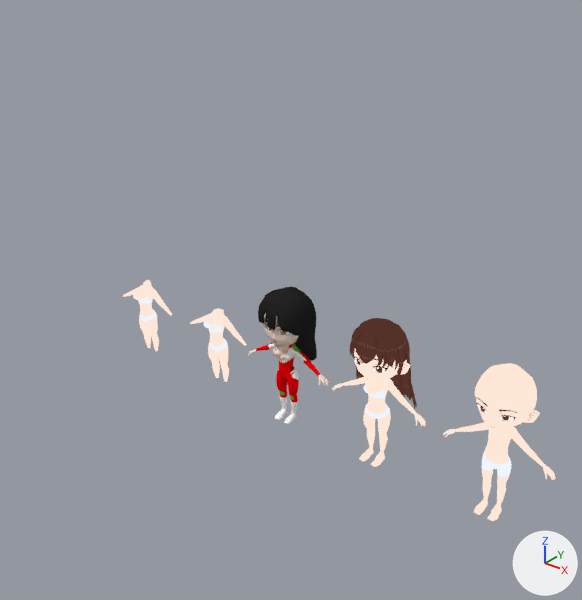
The Blender file BASEMESH/basemesh.blend: old version first, new version second.
One viewpoint serves both versions: a 50 mm lens placed at (5.11, -6.29, 5.49), pointed at (0.83, -0.95, 2.18). The lights are fixed; the arrows at lower right show +X, +Y and +Z.

Before the edit, the objects in view are built like this:
```python
me_cube_002 = bpy.data.meshes.new('Cube.002')
me_cube_002.from_pydata(...)  # 994 vertices, 965 faces; spans x 0.0..4.9, y -3.09..1.58, z -0.07..13.9
# faces by material slot: [157, 808]
me_cube_002.materials.append(mat_head)
me_cube_002.materials.append(mat_body)
me_cube_008 = bpy.data.meshes.new('Cube.008')
me_cube_008.from_pydata(...)  # 416 vertices, 388 faces; spans x 0.0..3.89, y -1.64..0.64, z 0.81..8.92
me_cube_008.materials.append(mat_body)
me_plane = bpy.data.meshes.new('Plane')
me_plane.from_pydata(...)  # 364 vertices, 341 faces; spans x 0.0..0.493, y -0.383..0.996, z -0.547..0.354
me_plane.polygons.foreach_set('use_smooth', [True] * 341)
me_plane.materials.append(mat_hair)
ob_chibi_female = bpy.data.objects.new('Chibi Female', me_cube_002)
ob_chibi_female.location = (1.25, 0.0, 0.0)
ob_chibi_female.rotation_euler = (-0.0801, 0.0, 0.0)  # degrees (-4.6, 0, 0)
ob_chibi_female.scale = (0.121, 0.121, 0.121)
_m = ob_chibi_female.modifiers.new('Mirror', 'MIRROR')
_m.use_clip = True
ob_chibi_female_002 = bpy.data.objects.new('Chibi Female.002', me_cube_008)
ob_chibi_female_002.location = (-1.11, 0.0, 0.0)
ob_chibi_female_002.rotation_euler = (-0.0801, 0.0, 0.0)  # degrees (-4.6, 0, 0)
ob_chibi_female_002.scale = (0.121, 0.121, 0.121)
_m = ob_chibi_female_002.modifiers.new('Mirror', 'MIRROR')
_m.use_clip = True
ob_hair = bpy.data.objects.new('Hair', me_plane)
ob_hair.location = (1.24, 0.0, 0.94)
ob_hair.rotation_euler = (1.553, 0.0, 0.0)  # degrees (89, 0, 0)
ob_hair.scale = (0.765, 0.765, 0.765)
_m = ob_hair.modifiers.new('Mirror', 'MIRROR')
_m.use_clip = True
# also in view: 'ReikoHair' at (0.0, 0.03, 1.25); 'Chibi Male' at (2.64, 0.02, 0.84); 'ReikoOutfit' at (0.0, 0.0, 0.54); 'Chibi Female.004' at (-2.39, 0.0, 0.6)
```
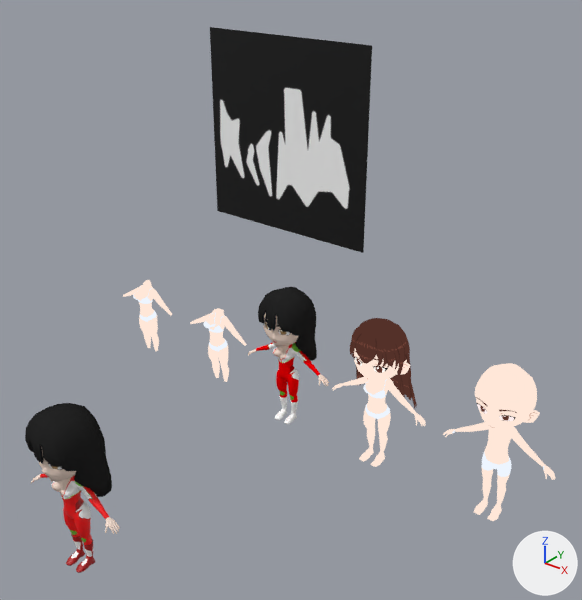
What the commit changed:
Picture 'HairGloss' (img_hairgloss) is new.
Picture 'ReikoBake' (img_reikobake) is new.
Material 'Material' (mat_material) is new.
Its texture is img_hairgloss.
Material 'Reiko' (mat_reiko) is new.
Its texture is img_reikobake.
Mesh me_plane_001 is new.
It has 4 vertices, 1 face and spans x -1.0..1.0, y -1.0..1.0, z 0.0.
It uses material mat_material (picture img_hairgloss).
Mesh me_cube_010 is new.
It has 518 vertices, 489 faces and spans x 0.0..3.9, y -1.66..0.78, z -0.05..8.92.
It uses material mat_reiko (picture img_reikobake).
Mesh me_cube_005 is new.
It has 403 vertices, 398 faces and spans x -0.301..0.301, y -0.395..0.251, z 0.821..1.7.
It uses material mat_reikohair (picture img_reikohair).
Mesh me_cube_004 is new.
It has 545 vertices, 513 faces and spans x 0.0..4.9, y -3.09..1.58, z 5.53..13.9.
It uses material mat_reiko (picture img_reikobake).
Object 'Plane' (ob_plane) is new; it shows me_plane_001.
Its location is (0.0, 0.0, 3.39).
Its rotation in degrees is (90, 0, 180).
Object 'ReikoOutfit.001' (ob_reikooutfit_001) is new; it shows me_cube_010.
Its location is (0.0, -3.04, 0.0).
Its rotation in degrees is (-4.6, 0, 0).
Its scale is (0.121, 0.121, 0.121).
It gains a MIRROR modifier named 'Mirror'.
Modifier setting: use_clip = True.
Object 'ReikoHair.001' (ob_reikohair_001) is new; it shows me_cube_005.
Its location is (0.0, -3.04, 0.0).
Its rotation in degrees is (-4.6, 0, 0).
Object 'ReikoBody&Head.001' (ob_reikobody_head_001) is new; it shows me_cube_004.
Its location is (0.0, -3.04, 0.0).
Its rotation in degrees is (-4.6, 0, 0).
Its scale is (0.121, 0.121, 0.121).
It gains a MIRROR modifier named 'Mirror'.
Modifier setting: use_clip = True.

Boxes (x1, y1, x2, y2) around the edits, measured in the pictures (582 x 600 px):
'Plane', added
    after: (210, 27, 372, 253)
'ReikoHair.001', added (black)
    after: (25, 403, 112, 497)
'ReikoOutfit.001', added (red)
    after: (40, 474, 109, 573)
'ReikoBody&Head.001', added
    after: (30, 446, 120, 534)
